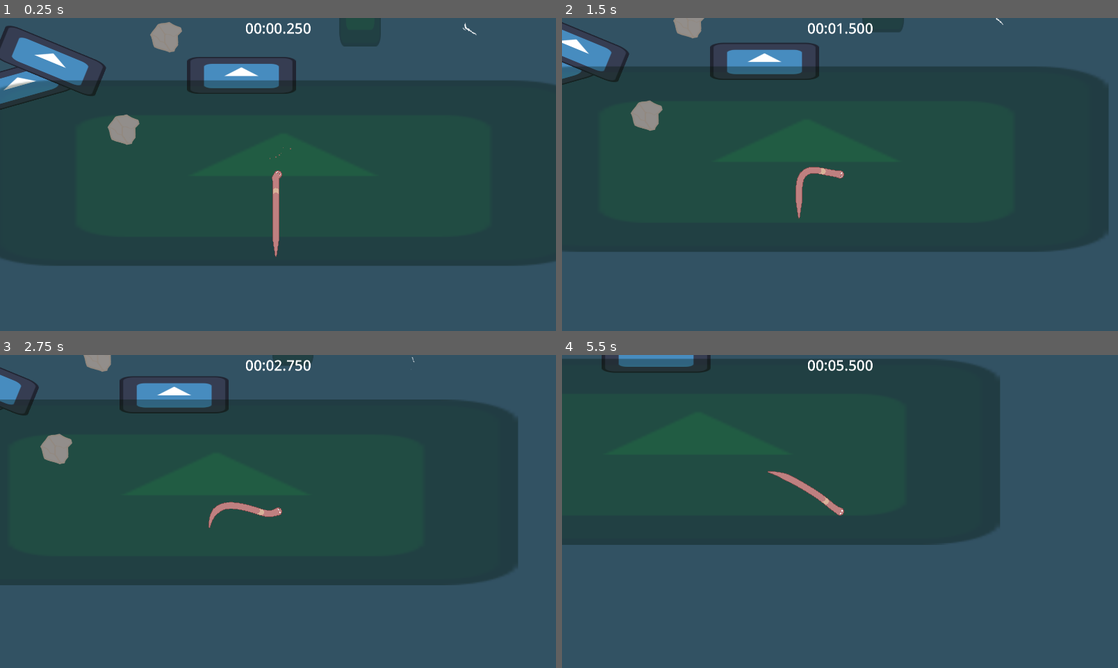
Above: before the commit, frames 1-4 (two rows, left to right).
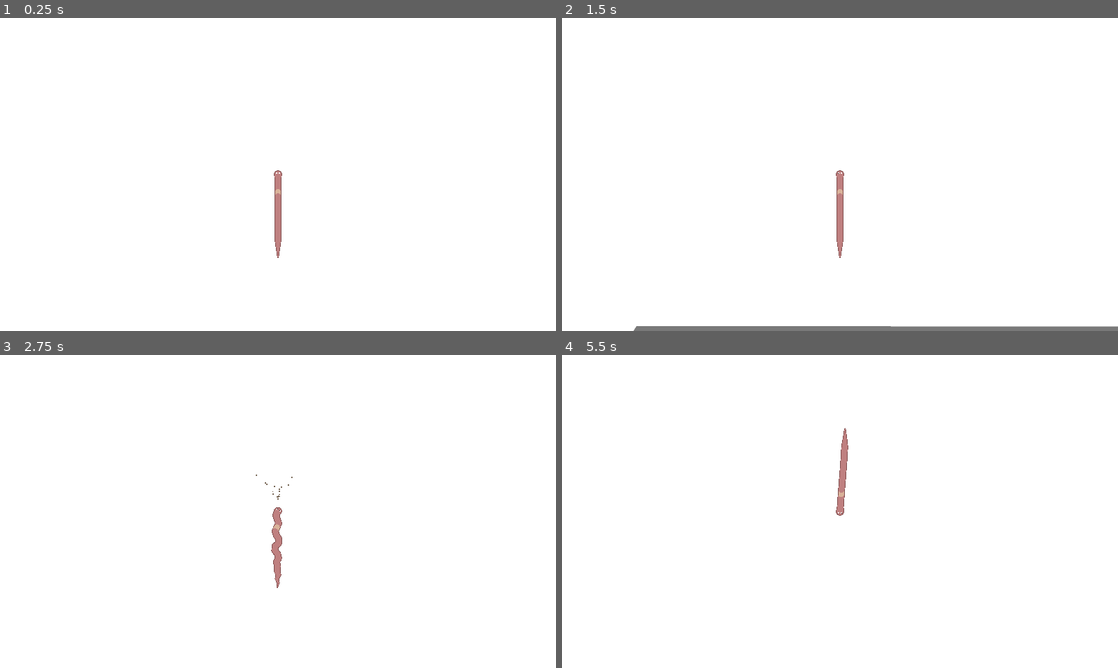
Above: after the commit, the same moments.

Repository: antax02/Mask-Spelet
Game: Godot game, scene res://scenes/levels/test_level.tscn
Two runs of this game, one before a commit and one after it. Both use one fixed random seed, a clock stepped at 60 frames per second and the inputs below. This scene is started directly instead of the project's main scene. The engine's default icon, where the game draws it, is replaced by a stand-in: a white triangle on a blue panel in a dark square.
Inputs (mouse positions are in pixels of both pictures, inside the frame that each line leads up to):
- Up to frame 1 (0.25 s): no input
- Up to frame 2 (1.5 s): move the mouse to (962, 158) at 0.52 s; hold Right mouse button (highlight) 0.53-1.28 s; move the mouse to (728, 190) at 1.27 s; right-click (728, 190) at 1.35 s
- Up to frame 3 (2.75 s): move the mouse to (333, 442) at 2.02 s; hold Right mouse button (highlight) from 2.03 s (still down)
- Up to frame 4 (5.5 s): move the mouse to (812, 574) at 2.77 s; release Right mouse button (highlight) at 2.78 s; right-click (812, 574) at 2.85 s; move the mouse to (1006, 558) at 3.52 s; hold Right mouse button (highlight) 3.53-4.28 s; move the mouse to (673, 464) at 4.27 s; right-click (673, 464) at 4.35 s; move the mouse to (867, 511) at 5.02 s; hold Right mouse button (highlight) from 5.03 s (still down)

The runs differ from the first frame. In frame 1, 100% of the frame differs, in the area x 0-100%, y 0-100%; in frame 2, 100%; in frame 3, 100%; in frame 4, 100%.

Commit message:
Massa skit

Diff:
--- /dev/null
+++ b/scenes/levels/main_3.tscn
@@ -0,0 +1,393 @@
+[gd_scene load_steps=18 format=3 uid="uid://ur4vfldje50s"]
+
+[ext_resource type="PackedScene" uid="uid://dr2whnta44ipn" path="res://scenes/enviroment/ground_basic.tscn" id="1_plbar"]
+[ext_resource type="PackedScene" uid="uid://duj85t2set7o1" path="res://scenes/enviroment/rock_2.tscn" id="2_y81wk"]
+[ext_resource type="PackedScene" uid="uid://bdbrjrh82eloc" path="res://scenes/enviroment/wind.tscn" id="3_mnswm"]
+[ext_resource type="PackedScene" uid="uid://diaamrlicrfi4" path="res://scenes/enviroment/rock.tscn" id="4_uhmy0"]
+[ext_resource type="PackedScene" uid="uid://bjg75r1hpp535" path="res://scenes/enviroment/floor.tscn" id="5_vm6d6"]
+[ext_resource type="Shader" uid="uid://dpxkkyequlsx0" path="res://scenes/levels/vine_2.gdshader" id="6_uhmy0"]
+[ext_resource type="Shader" uid="uid://cplf23wcv5cg4" path="res://scenes/levels/vines.gdshader" id="7_vm6d6"]
+[ext_resource type="PackedScene" uid="uid://bggnwmnubx1wk" path="res://scenes/player/player.tscn" id="8_wp3se"]
+[ext_resource type="PhysicsMaterial" uid="uid://bpp202scb04tp" path="res://resources/frictionless_physics_material.tres" id="9_vm6d6"]
+
+[sub_resource type="FastNoiseLite" id="FastNoiseLite_diypk"]
+
+[sub_resource type="NoiseTexture2D" id="NoiseTexture2D_yr1i5"]
+width = 6600
+height = 3500
+noise = SubResource("FastNoiseLite_diypk")
+
+[sub_resource type="ShaderMaterial" id="ShaderMaterial_2aaxb"]
+shader = ExtResource("6_uhmy0")
+shader_parameter/noise_tex = SubResource("NoiseTexture2D_yr1i5")
+shader_parameter/vine_threshold = 0.665
+shader_parameter/stretch = Vector2(0.2, 0.2)
+shader_parameter/color_a = Vector3(0.53, 0.235, 0.38)
+shader_parameter/color_b = Vector3(0.42, 0.585, 0.205)
+
+[sub_resource type="FastNoiseLite" id="FastNoiseLite_7qmka"]
+noise_type = 0
+frequency = 0.0346
+
+[sub_resource type="NoiseTexture2D" id="NoiseTexture2D_e85ur"]
+noise = SubResource("FastNoiseLite_7qmka")
+
+[sub_resource type="FastNoiseLite" id="FastNoiseLite_yder2"]
+seed = 1
+frequency = 0.0661
+
+[sub_resource type="NoiseTexture2D" id="NoiseTexture2D_bqpuh"]
+width = 6652
+height = 3547
+noise = SubResource("FastNoiseLite_yder2")
+
+[sub_resource type="ShaderMaterial" id="ShaderMaterial_eckwy"]
+shader = ExtResource("7_vm6d6")
+shader_parameter/noise_tex = SubResource("NoiseTexture2D_bqpuh")
+shader_parameter/vine_threshold = 0.57
+shader_parameter/stretch = Vector2(0.04, 0.02)
+shader_parameter/color_a = Vector3(0.285, 0.235, 0.045)
+shader_parameter/color_b = Vector3(0.375, 0.59, 0.105)
+
+[node name="Main3" type="Node2D"]
+
+[node name="Node2D" parent="." instance=ExtResource("2_y81wk")]
+position = Vector2(89.99811, -684.00104)
+rotation = -0.42306215
+scale = Vector2(2.7690918, 1)
+
+[node name="Wind" parent="." instance=ExtResource("3_mnswm")]
+position = Vector2(-2678, -3494.001)
+rotation = 1.5620341
+scale = Vector2(1, 3.2826953)
+blow_force = 250.0
+
+[node name="GroundBasic8" parent="." instance=ExtResource("1_plbar")]
+position = Vector2(-2648.002, -3848.001)
+scale = Vector2(2.600078, 2.88)
+
+[node name="GroundBasic9" parent="." instance=ExtResource("1_plbar")]
+position = Vector2(-2519, -4269.001)
+rotation = 0.4582091
+scale = Vector2(1.36, 2.4)
+
+[node name="GroundBasic10" parent="." instance=ExtResource("1_plbar")]
+position = Vector2(-1796.002, -4073.001)
+rotation = -0.6512717
+scale = Vector2(1.36, 4.9863477)
+
+[node name="GroundBasic12" parent="." instance=ExtResource("1_plbar")]
+position = Vector2(-1338.0039, -3504.001)
+rotation = -1.4964086
+scale = Vector2(2.1387112, 2.9269724)
+
+[node name="rock" parent="." instance=ExtResource("4_uhmy0")]
+position = Vector2(-2841, -4149)
+rotation = 0.47433072
+scale = Vector2(2.0399218, 1)
+
+[node name="Node2D2" parent="." instance=ExtResource("2_y81wk")]
+position = Vector2(-2464.998, -4094.998)
+rotation = -1.136343
+scale = Vector2(0.99999994, 0.99999994)
+
+[node name="Node2D3" parent="." instance=ExtResource("2_y81wk")]
+position = Vector2(-1744, -4357)
+
+[node name="rock2" parent="." instance=ExtResource("4_uhmy0")]
+position = Vector2(-1513, -4203)
+
+[node name="Node2D4" parent="." instance=ExtResource("2_y81wk")]
+position = Vector2(-1079, -4006)
+
+[node name="rock3" parent="." instance=ExtResource("4_uhmy0")]
+position = Vector2(-1319, -3744)
+
+[node name="rock4" parent="." instance=ExtResource("4_uhmy0")]
+position = Vector2(-1504, -3350)
+
+[node name="Node2D5" parent="." instance=ExtResource("2_y81wk")]
+position = Vector2(-1273, -3301)
+
+[node name="rock5" parent="." instance=ExtResource("4_uhmy0")]
+position = Vector2(-2786, -2437)
+
+[node name="Node2D6" parent="." instance=ExtResource("2_y81wk")]
+position = Vector2(-1824.002, -3496.001)
+rotation = -2.9853013
+scale = Vector2(2.0471094, 0.25546867)
+
+[node name="Wind2" parent="." instance=ExtResource("3_mnswm")]
+position = Vector2(-160.9999, -4643.0005)
+rotation = -1.022269
+scale = Vector2(1.3828164, 3.3062747)
+blow_force = 20000.0
+
+[node name="GroundBasic14" parent="." instance=ExtResource("1_plbar")]
+position = Vector2(-1601, -5049)
+
+[node name="GroundBasic15" parent="." instance=ExtResource("1_plbar")]
+position = Vector2(-2068, -5229)
+
+[node name="GroundBasic16" parent="." instance=ExtResource("1_plbar")]
+position = Vector2(-3118, -5165)
+rotation = 0.08166975
+scale = Vector2(1, 10.28)
+
+[node name="Node2D7" parent="." instance=ExtResource("2_y81wk")]
+position = Vector2(-3351.002, -5328)
+rotation = 0.5608965
+
+[node name="Node2D8" parent="." instance=ExtResource("2_y81wk")]
+position = Vector2(-3355, -4849)
+
+[node name="rock6" parent="." instance=ExtResource("4_uhmy0")]
+position = Vector2(-3224, -5193)
+
+[node name="Node2D9" parent="." instance=ExtResource("2_y81wk")]
+position = Vector2(-3275, -4450)
+
+[node name="Node2D10" parent="." instance=ExtResource("2_y81wk")]
+position = Vector2(-3371, -5567)
+rotation = 0.8486237
+
+[node name="Node2D11" parent="." instance=ExtResource("2_y81wk")]
+position = Vector2(-3416, -5026)
+
+[node name="rock7" parent="." instance=ExtResource("4_uhmy0")]
+position = Vector2(-3275, -4683)
+
+[node name="GroundBasic17" parent="." instance=ExtResource("1_plbar")]
+position = Vector2(-1857.002, -5159)
+rotation = -3.1161988
+
+[node name="rock8" parent="." instance=ExtResource("4_uhmy0")]
+position = Vector2(-2478.004, -5857.001)
+rotation = -0.2365964
+scale = Vector2(5.221437, 4.354994)
+
+[node name="GroundBasic18" parent="." instance=ExtResource("1_plbar")]
+position = Vector2(-3018.002, -6638.003)
+rotation = 0.09346079
+scale = Vector2(2.4, 3.9120708)
+
+[node name="GroundBasic19" parent="." instance=ExtResource("1_plbar")]
+position = Vector2(-2842.0059, -7473.001)
+rotation = 1.5620992
+scale = Vector2(2.4, 2.0766795)
+
+[node name="GroundBasic21" parent="." instance=ExtResource("1_plbar")]
+position = Vector2(-3181.0059, -7870.001)
+rotation = 1.5620992
+scale = Vector2(2.4, 2.0766795)
+
+[node name="GroundBasic22" parent="." instance=ExtResource("1_plbar")]
+position = Vector2(-3203.0059, -8420.001)
+rotation = 1.5620992
+scale = Vector2(2.4, 2.0766795)
+
+[node name="GroundBasic23" parent="." instance=ExtResource("1_plbar")]
+position = Vector2(-2532.004, -8281.003)
+rotation = 1.5620992
+scale = Vector2(2.4, 2.0766795)
+
+[node name="GroundBasic20" parent="." instance=ExtResource("1_plbar")]
+position = Vector2(-2449, -6462.002)
+rotation = -0.22172406
+scale = Vector2(0.54937506, 7.775929)
+
+[node name="rock9" parent="." instance=ExtResource("4_uhmy0")]
+position = Vector2(-3143, -6416)
+
+[node name="rock10" parent="." instance=ExtResource("4_uhmy0")]
+position = Vector2(-2921, -6402)
+
+[node name="StaticBody2D3" parent="." instance=ExtResource("5_vm6d6")]
+position = Vector2(-2684, -6537)
+rotation = 1.5329791
+scale = Vector2(1.5604298, 0.28)
+
+[node name="Node2D12" parent="." instance=ExtResource("2_y81wk")]
+position = Vector2(-2901, -8513)
+
+[node name="rock11" parent="." instance=ExtResource("4_uhmy0")]
+position = Vector2(-2871, -8268)
+
+[node name="Node2D13" parent="." instance=ExtResource("2_y81wk")]
+position = Vector2(-2879, -8030)
+
+[node name="MountainBG" type="Node2D" parent="."]
+position = Vector2(664, -322)
+
+[node name="Polygon2D" type="Polygon2D" parent="MountainBG"]
+z_index = -75
+position = Vector2(-312, 78)
+color = Color(0.30692267, 0.3069227, 0.3069227, 1)
+polygon = PackedVector2Array(-3225, -8611, -3785, -8238, -4223, -7281, -4921, -6322, -5828, -4001, -7172, -2064, -8136, 232, 2593, 236, 1690, 29, 1031, -237, 649, -576, 349, -666, 211, -263, 165, -73, 55, -77, -17, -180, 21, -662, -407, -520, -969, -1114, -1299, -2207, -1359, -3558, -1854, -4942, -2621, -7121, -2764, -8325)
+uv = PackedVector2Array(-470, -25, -193, 48, -26, -20)
+
+[node name="CaveBG" type="Node2D" parent="MountainBG"]
+position = Vector2(664, -322)
+
+[node name="Polygon2D" type="Polygon2D" parent="MountainBG/CaveBG"]
+z_index = -75
+position = Vector2(-2236, -425)
+color = Color(0.14767182, 0.14767179, 0.14767179, 1)
+polygon = PackedVector2Array(910, 901, -131, 929, -1195, 322, -2345, -826, -2720, -1446, -2866, -1837, -2681, -2122, -2291, -1933, -2141.631, -1815.8589, -2036, -1827, -1919, -2094, -1819, -2211, -1635, -2194, -1519, -1955, -1198, -1316, -735, -1060, -32, -352, 597, 39, 913, 301)
+uv = PackedVector2Array(50.169983, -78.39, 16.289978, -131.63, 177.21997, -205.44, 277.64996, -134.05)
+
+[node name="CaveDC2" type="Node2D" parent="MountainBG/CaveBG"]
+position = Vector2(1328, -644)
+
+[node name="Polygon2D" type="Polygon2D" parent="MountainBG/CaveBG/CaveDC2"]
+z_index = -75
+material = SubResource("ShaderMaterial_2aaxb")
+position = Vector2(-6003, -1626)
+color = Color(0.4705295, 0.5659017, 0.40037125, 1)
+texture = SubResource("NoiseTexture2D_e85ur")
+polygon = PackedVector2Array(57, 620, 625, 1171, 828, 1592, 1034, 1814, 1401, 2079, 1961, 2331, 2233, 2556, 2436, 2384, 2502, 2258, 2544, 1972, 1881, 1375, 1667, 947, 1146, 557, 782, -48, 242, 36, 44, 98)
+uv = PackedVector2Array(-18.70581, 901.42883, 530.6018, 913.8192, 258.01318, 624.70984)
+
+[node name="Polygon2D2" type="Polygon2D" parent="MountainBG/CaveBG"]
+z_index = -75
+material = SubResource("ShaderMaterial_eckwy")
+position = Vector2(-4464, -2871)
+color = Color(0.4705295, 0.5659017, 0.40037125, 1)
+texture = SubResource("NoiseTexture2D_e85ur")
+polygon = PackedVector2Array(802, 1753, 779, 1829, 802, 1904, 761, 1942, 674, 2061, 611, 2193, 581, 2305, 760, 2487, 932, 2553, 1224, 2613, 1540, 2646, 1818, 2754, 2132, 2821, 2239, 2776, 2297, 2655, 2202, 2588, 1986, 2552, 1801, 2464, 1543, 2441, 1328, 2389, 1143, 2410, 1011, 2371, 975, 2222, 1041, 2130, 1074, 2026, 1061, 1856, 1009, 1661, 932, 1518, 872, 1310, 662, 1189, 535, 982, 428, 897, 463, 762, 524, 646, 555, 510, 609, 400, 607, 270, 496, 246, 393, 248, 324, 349, 188, 655, 177, 808, 245, 967, 367, 1161, 399, 1347, 496, 1538, 633, 1704, 720, 1755)
+uv = PackedVector2Array(22.870728, 377.47635, 347.08704, 385.57364, 98.523315, 209.50775)
+
+[node name="Area2D" type="Area2D" parent="MountainBG/CaveBG" groups=["ground"]]
+
+[node name="CollisionPolygon2D" type="CollisionPolygon2D" parent="MountainBG/CaveBG/Area2D"]
+position = Vector2(664, -322)
+polygon = PackedVector2Array(-2998, 268, -2892, 242, -2833, 107, -2931, 38, -3340, -92, -3831, -157, -4139, -185, -4142, -361, -4043, -442, -4071, -765, -4263, -1255, -4452, -1356, -4619, -1597, -4711, -1629, -4704, -1711, -4514, -2262, -4723, -2322, -4954, -1789, -4849, -1516, -4704, -1147, -4521, -860, -4323, -798, -4339, -650, -4550, -262, -4358, -53, -3536, 103)
+
+[node name="MountainGD9" type="Area2D" parent="." groups=["ground"]]
+position = Vector2(-132, -4608)
+
+[node name="Polygon2D" type="Polygon2D" parent="MountainGD9"]
+position = Vector2(38, -84)
+color = Color(0.27059105, 0.37877473, 0.17564404, 1)
+polygon = PackedVector2Array(-438, 679, -350, 757, -202, 784, -84, 677, -60, 602, 35, 446, -28, 375, -49, 304, -167, 257, -339, 201, -488, 205, -641, 361, -582, 576)
+uv = PackedVector2Array(-242.8935, 373.4328, -102.339905, 310.4765, -273.6396, 269.4817)
+
+[node name="CollisionPolygon2D" type="CollisionPolygon2D" parent="MountainGD9"]
+position = Vector2(-3, -3)
+polygon = PackedVector2Array(78, 359, 26, 316, -13, 228, -296, 125, -447, 132, -584, 279, -536, 496, -425, 574, -289, 671, -155, 695, -56, 607, -21, 520)
+
+[node name="MountainGD8" type="Area2D" parent="." groups=["ground"]]
+position = Vector2(-578, -4352)
+
+[node name="Polygon2D" type="Polygon2D" parent="MountainGD8"]
+position = Vector2(-1, 12)
+color = Color(0.26666668, 0.16078432, 0.105882354, 1)
+polygon = PackedVector2Array(-419, 674, -418, 785, -334, 707, -225, 623, -116, 476, -19, 402, 69, 340, -84, 241, -184, 354, -307, 419, -393, 443, -470, 428, -424, 565)
+uv = PackedVector2Array(-242.8935, 373.4328, -102.339905, 310.4765, -273.6396, 269.4817)
+
+[node name="CollisionPolygon2D" type="CollisionPolygon2D" parent="MountainGD8"]
+polygon = PackedVector2Array(-100, 471, 70, 350, -82, 249, -185, 375, -318, 439, -398, 457, -470, 439, -425, 574, -417, 788, -224, 623)
+
+[node name="MountainGD7" type="Area2D" parent="." groups=["ground"]]
+position = Vector2(-1122, -4076)
+
+[node name="Polygon2D" type="Polygon2D" parent="MountainGD7"]
+position = Vector2(-3, -2)
+polygon = PackedVector2Array(-419, 674, -385, 668, -334, 707, -265, 709, -176, 718, -185, 662, -134, 655, -40, 701, -22, 619, -58, 547, -28, 503, -22, 447, -118, 445, -206, 431, -262, 449, -357, 415, -400, 441, -379, 500, -408, 585)
+uv = PackedVector2Array(-242.8935, 373.4328, -102.339905, 310.4765, -273.6396, 269.4817)
+
+[node name="CollisionPolygon2D" type="CollisionPolygon2D" parent="MountainGD7"]
+polygon = PackedVector2Array(-187, 658, -131, 651, -41, 698, -25, 621, -63, 551, -35, 498, -27, 446, -205, 431, -267, 447, -367, 415, -404, 439, -380, 494, -419, 669, -389, 661, -334, 704, -183, 718)
+
+[node name="MountainGD6" type="Area2D" parent="." groups=["ground"]]
+position = Vector2(-1736, -4604)
+
+[node name="Polygon2D" type="Polygon2D" parent="MountainGD6"]
+position = Vector2(9, 0)
+polygon = PackedVector2Array(-361, 385, -152, 537, 12, 744, 115, 793, 154, 723, 85, 579, -37, 416, -25, 343, -194, 232, -287, 244, -336, 315)
+uv = PackedVector2Array(-242.8935, 373.4328, -102.339905, 310.4765, -273.6396, 269.4817)
+
+[node name="CollisionPolygon2D" type="CollisionPolygon2D" parent="MountainGD6"]
+polygon = PackedVector2Array(131, 791, 159, 724, 68, 542, -28, 409, -21, 336, -187, 239, -274, 246, -320, 299, -351, 381, -144, 532, 27, 746)
+
+[node name="MountainGD5" type="Area2D" parent="." groups=["ground"]]
+position = Vector2(-2353, -4707)
+
+[node name="Polygon2D" type="Polygon2D" parent="MountainGD5"]
+position = Vector2(9, 0)
+polygon = PackedVector2Array(-321, 531, -241, 575, -226, 541, -126, 464, -95, 487, -25, 343, -85, 258, -185, 268, -254, 328)
+uv = PackedVector2Array(-242.8935, 373.4328, -102.339905, 310.4765, -273.6396, 269.4817)
+
+[node name="CollisionPolygon2D" type="CollisionPolygon2D" parent="MountainGD5"]
+polygon = PackedVector2Array(-194, 520, -122, 465, -84, 485, -16, 338, -70, 258, -175, 268, -249, 329, -315, 530, -231, 578)
+
+[node name="MountainGD4" type="Area2D" parent="." groups=["ground"]]
+position = Vector2(-2540, -4234)
+
+[node name="Polygon2D" type="Polygon2D" parent="MountainGD4"]
+position = Vector2(9, 0)
+polygon = PackedVector2Array(-246, 484, -197, 594, -47, 575, -77, 482, -30, 300, -84, 257, -247, 235, -263, 262)
+uv = PackedVector2Array(-242.8935, 373.4328, -102.339905, 310.4765, -273.6396, 269.4817)
+
+[node name="CollisionPolygon2D" type="CollisionPolygon2D" parent="MountainGD4"]
+polygon = PackedVector2Array(-54, 573, -75, 475, -25, 303, -81, 261, -236, 238, -253, 267, -231, 486, -182, 591)
+
+[node name="MountainGD3" type="Area2D" parent="." groups=["ground"]]
+position = Vector2(-98, -912)
+
+[node name="Polygon2D" type="Polygon2D" parent="MountainGD3"]
+polygon = PackedVector2Array(50, 345, 3, 288, 128, 207, 75, 152, 42, 129, -143, 113, -329, 131, -458, 79, -552, 106, -509, 205, -545, 278, -231, 294)
+uv = PackedVector2Array(-261, 25, -129, 26, -173, -73, -268, -6)
+
+[node name="CollisionPolygon2D" type="CollisionPolygon2D" parent="MountainGD3"]
+polygon = PackedVector2Array(-272, 295, -89, 316, 39, 341, 14, 288, 125, 207, 37, 130, -146, 119, -324, 133, -456, 76, -553, 109, -507, 209, -539, 277)
+
+[node name="MountainGD2" type="Area2D" parent="." groups=["ground"]]
+position = Vector2(1340, -632)
+
+[node name="Polygon2D" type="Polygon2D" parent="MountainGD2"]
+position = Vector2(-342, 25)
+polygon = PackedVector2Array(-228, 14, -152, 51, -57, -39, -171, -254, -286, -291, -329, -148)
+uv = PackedVector2Array(-261, 25, -129, 26, -173, -73, -268, -6)
+
+[node name="CollisionPolygon2D" type="CollisionPolygon2D" parent="MountainGD2"]
+position = Vector2(297, -16)
+polygon = PackedVector2Array(-861, 50, -801, 85, -699, 1, -810, -216, -922, -248, -961, -107)
+
+[node name="MountainGD" type="Area2D" parent="." groups=["ground"]]
+position = Vector2(670, -316)
+
+[node name="Polygon2D" type="Polygon2D" parent="MountainGD"]
+position = Vector2(498, 106)
+polygon = PackedVector2Array(-261, 25, -202, 64, -104, -29, -157, -247, -228, -257, -265, -203)
+uv = PackedVector2Array(-261, 25, -129, 26, -173, -73, -268, -6)
+
+[node name="CollisionPolygon2D" type="CollisionPolygon2D" parent="MountainGD" groups=["ground"]]
+position = Vector2(297, -16)
+polygon = PackedVector2Array(-60, 146, -1, 184, 95, 93, 43, -125, -26, -135, -64, -78)
+
+[node name="Player" parent="." instance=ExtResource("8_wp3se")]
+position = Vector2(-412, -5153)
+
+[node name="StaticBody2D" type="StaticBody2D" parent="."]
+position = Vector2(-1221, -5053)
+physics_material_override = ExtResource("9_vm6d6")
+
+[node name="Polygon2D" type="Polygon2D" parent="StaticBody2D"]
+color = Color(0.3924534, 0.30815384, 0.21764952, 1)
+polygon = PackedVector2Array(-210, 88, 562, 451, 585, 426, -250, -50)
+uv = PackedVector2Array(-229, 23, -126, 15, -221, -42)
+
+[node name="Polygon2D" type="Polygon2D" parent="StaticBody2D/Polygon2D"]
+color = Color(0.39215687, 0.30588236, 0.21568628, 1)
+polygon = PackedVector2Array(20, 702, 535, 429, 501, 410, 8, 666)
+uv = PackedVector2Array(-229, 23, -126, 15, -221, -42)
+
+[node name="Polygon2D" type="Polygon2D" parent="StaticBody2D/Polygon2D/Polygon2D"]
+position = Vector2(-203, -158)
+color = Color(0.39215687, 0.30588236, 0.21568628, 1)
+polygon = PackedVector2Array(499, 679, 549, 659, 542, 501, 495, 482)
+uv = PackedVector2Array(-229, 23, -126, 15, -221, -42)
+
+[node name="CollisionPolygon2D" type="CollisionPolygon2D" parent="StaticBody2D"]
+polygon = PackedVector2Array(580, 417, -252, -50, -213, 74, 288, 324, 294, 503, 1, 667, 13, 712, 514, 431, 561, 464)
--- a/scenes/levels/test_level.tscn
+++ b/scenes/levels/test_level.tscn
@@ -4,19 +4,21 @@
 [ext_resource type="PackedScene" uid="uid://dmsqs4k3jx847" path="res://scenes/UI/hud.tscn" id="3_cyt5c"]
 [ext_resource type="PackedScene" uid="uid://dr2whnta44ipn" path="res://scenes/enviroment/ground_basic.tscn" id="3_mr7is"]
 [ext_resource type="PackedScene" uid="uid://diaamrlicrfi4" path="res://scenes/enviroment/rock.tscn" id="5_48ne7"]
-[ext_resource type="Texture2D" uid="uid://dssvwtdwtfl75" path="res://Assets/sprites/rock_01.png" id="6_6xh4u"]
 [ext_resource type="PhysicsMaterial" uid="uid://bpp202scb04tp" path="res://resources/frictionless_physics_material.tres" id="7_cyt5c"]
 [ext_resource type="PackedScene" uid="uid://bjg75r1hpp535" path="res://scenes/enviroment/floor.tscn" id="8_2mu0v"]
 [ext_resource type="Texture2D" uid="uid://dbxt8py5723yj" path="res://icon.svg" id="8_7x1jh"]
-[ext_resource type="PackedScene" uid="uid://2lwf135igyfq" path="res://scenes/enviroment/wind.tscn" id="8_hfwtw"]
+[ext_resource type="PackedScene" uid="uid://bdbrjrh82eloc" path="res://scenes/enviroment/wind.tscn" id="8_hfwtw"]
 
 [sub_resource type="RectangleShape2D" id="RectangleShape2D_6xh4u"]
 size = Vector2(376, 120)
 
+[sub_resource type="RectangleShape2D" id="RectangleShape2D_7x1jh"]
+size = Vector2(3773, 979.5)
+
 [node name="TestLevel" type="Node2D"]
 
 [node name="Player" parent="." instance=ExtResource("1_ipv86")]
-position = Vector2(482, 459)
+position = Vector2(6049, -738)
 scale = Vector2(0.5, 0.574359)
 max_speed = 450.0
 
@@ -187,22 +189,25 @@
 [node name="Sprite2D" parent="Ground/GroundBasic33" index="0" groups=["finish"]]
 self_modulate = Color(0, 0.34922138, 0.7371704, 0.32941177)
 
+[node name="GroundBasic33" parent="Ground/GroundBasic33" groups=["finish"] instance=ExtResource("3_mr7is")]
+position = Vector2(-4341.5557, 5345.6753)
+rotation = -1.5707964
+scale = Vector2(1.3686339, 2.7281866)
+
+[node name="Sprite2D" parent="Ground/GroundBasic33/GroundBasic33" index="0"]
+self_modulate = Color(0, 0.34922138, 0.7371704, 0.32941177)
+position = Vector2(-1.3390865, -0.00013085807)
+
 [node name="HUD" parent="." instance=ExtResource("3_cyt5c")]
 
 [node name="rock" parent="." instance=ExtResource("5_48ne7")]
 position = Vector2(-38, 313)
 
-[node name="Sprite2D" parent="rock" index="0"]
-texture = ExtResource("6_6xh4u")
-
 [node name="CollisionPolygon2D" parent="rock" index="1"]
 polygon = PackedVector2Array(-32, -42, 3, -48, 41, -32, 47, -21, 33, -6, 33, 24, 22, 47, 7, 50, -45, 34, -56, -9)
 
 [node name="rock2" parent="." instance=ExtResource("5_48ne7")]
 position = Vector2(109, -6)
-
-[node name="Sprite2D" parent="rock2" index="0"]
-texture = ExtResource("6_6xh4u")
 
 [node name="CollisionPolygon2D" parent="rock2" index="1"]
 z_index = 1
@@ -225,21 +230,6 @@
 [node name="StaticBody2D3" parent="." instance=ExtResource("8_2mu0v")]
 position = Vector2(468, -3)
 
-[node name="StaticBody2D2" type="StaticBody2D" parent="."]
-position = Vector2(-9, -67)
-physics_material_override = ExtResource("7_cyt5c")
-
-[node name="CollisionShape2D" type="CollisionShape2D" parent="StaticBody2D2"]
-position = Vector2(-298, 134)
-rotation = 0.46335393
-shape = SubResource("RectangleShape2D_6xh4u")
-
-[node name="Icon" type="Sprite2D" parent="StaticBody2D2"]
-position = Vector2(-288, 144)
-rotation = 0.3910037
-scale = Vector2(2.9375, 1)
-texture = ExtResource("8_7x1jh")
-
 [node name="Wind" parent="." instance=ExtResource("8_hfwtw")]
 position = Vector2(1092, -53)
 rotation = -0.6487839
@@ -249,6 +239,26 @@
 position = Vector2(-900, -3241)
 rotation = 0.06584528
 
+[node name="Polygon2D2" type="Polygon2D" parent="."]
+z_index = -180
+position = Vector2(5765, -289)
+polygon = PackedVector2Array(-3121, 2004, 4926, 2102, 4710, -2744, -2806, -2685)
+uv = PackedVector2Array(-305, 15, -108, 44, -251, -65)
+
+[node name="Area2D" type="Area2D" parent="." groups=["ground"]]
+position = Vector2(461, -43)
+
+[node name="Polygon2D" type="Polygon2D" parent="Area2D"]
+position = Vector2(5701, 182)
+color = Color(0.47788018, 0.47788012, 0.47788012, 1)
+polygon = PackedVector2Array(-816, -42, 1220, -41, 1193, 2303, -2505, 2667)
+uv = PackedVector2Array(-463, -42, -116, -11, -241, 31)
+
+[node name="CollisionShape2D" type="CollisionShape2D" parent="Area2D"]
+position = Vector2(5066.5, 633.25)
+shape = SubResource("RectangleShape2D_7x1jh")
+
 [editable path="Ground/GroundBasic33"]
+[editable path="Ground/GroundBasic33/GroundBasic33"]
 [editable path="rock"]
 [editable path="rock2"]
--- /dev/null
+++ b/scenes/levels/vine_2.gdshader
@@ -0,0 +1,23 @@
+shader_type canvas_item;
+
+uniform sampler2D noise_tex;
+uniform float vine_threshold = 0.45;
+uniform vec2 stretch = vec2(0.2, 1.0);
+
+uniform vec3 color_a = vec3(0.08, 0.45, 0.15);
+uniform vec3 color_b = vec3(0.2, 0.75, 0.3);
+
+void fragment() {
+    vec2 uv = UV;
+    uv *= stretch;
+
+    float n = texture(noise_tex, uv).r;
+
+    // HARD cutoff: 0 or 1 only
+    float vine = step(vine_threshold, n);
+
+    // Color variation using the same noise
+    vec3 color = mix(color_a, color_b, n);
+
+    COLOR = vec4(color, vine);
+}
--- /dev/null
+++ b/scenes/levels/vines.gdshader
@@ -0,0 +1,23 @@
+shader_type canvas_item;
+
+uniform sampler2D noise_tex;
+uniform float vine_threshold = 0.45;
+uniform vec2 stretch = vec2(0.2, 1.0);
+
+uniform vec3 color_a = vec3(0.08, 0.45, 0.15);
+uniform vec3 color_b = vec3(0.2, 0.75, 0.3);
+
+void fragment() {
+    vec2 uv = UV;
+    uv *= stretch;
+
+    float n = texture(noise_tex, uv).r;
+
+    // HARD cutoff: 0 or 1 only
+    float vine = step(vine_threshold, n);
+
+    // Color variation using the same noise
+    vec3 color = mix(color_a, color_b, n);
+
+    COLOR = vec4(color, vine);
+}
Not shown, changed: assets/audio/sfx/earth_rumble.wav.import
Not shown, changed: assets/audio/sfx/rock_smash_01.wav.import
Not shown, changed: assets/audio/sfx/rock_smash_02.wav.import
Not shown, changed: assets/fonts/JetBrainsMono-Regular.ttf.import
Not shown, changed: assets/fonts/VT323-Regular.ttf.import
Not shown, changed: assets/sprites/rock_01.png.import
Not shown, changed: assets/sprites/smash.png.import
Not shown, changed: assets/sprites/wind_01.png.import
Not shown, added: scenes/levels/vine_2.gdshader.uid
Not shown, added: scenes/levels/vines.gdshader.uid
